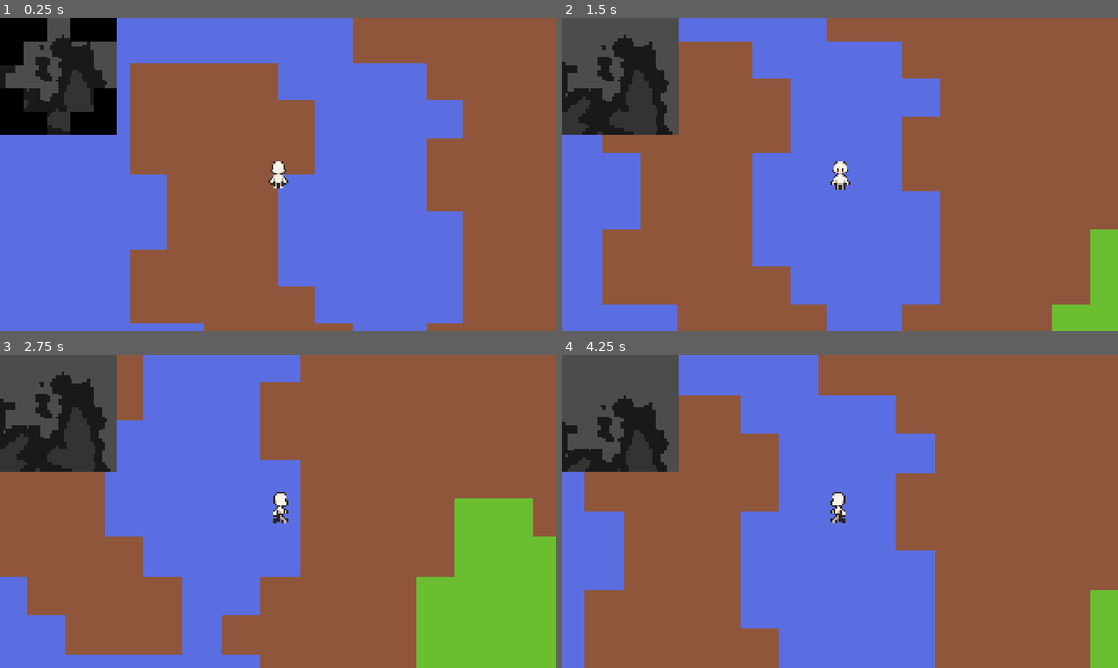
Above: before the commit, frames 1-4 (two rows, left to right).
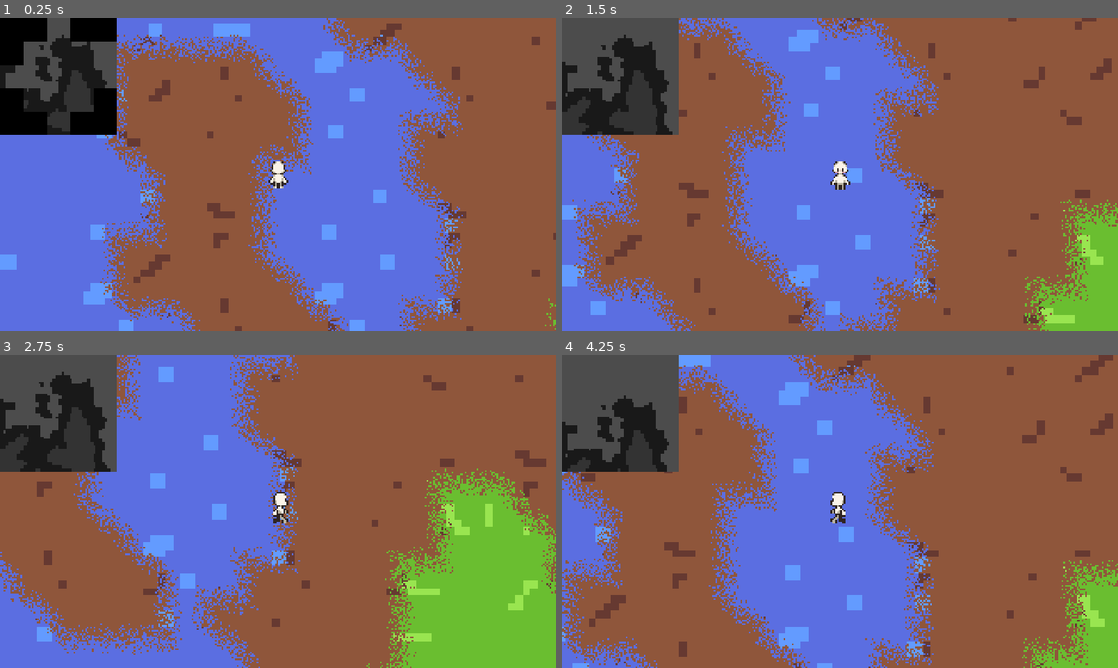
Above: after the commit, the same moments.

Repository: zzxn/rim-lab
Game: Godot game, scene res://scenes/main.tscn
Two runs of this game, one before a commit and one after it. Both use one fixed random seed, a clock stepped at 60 frames per second and the inputs below.
Inputs (mouse positions are in pixels of both pictures, inside the frame that each line leads up to):
- Up to frame 1 (0.25 s): no input
- Up to frame 2 (1.5 s): move the mouse to (962, 158) at 0.52 s; hold D (move_right) 0.53-1.28 s; hold Mouse wheel up (zoom_in) 0.53-1.28 s; move the mouse to (728, 190) at 1.27 s; hold S (move_down) from 1.28 s (still down); tap Mouse wheel down (zoom_out) at 1.35 s
- Up to frame 3 (2.75 s): move the mouse to (333, 442) at 2.02 s; release S (move_down) at 2.03 s; hold D (move_right) from 2.03 s (still down); hold Mouse wheel up (zoom_in) from 2.03 s (still down)
- Up to frame 4 (4.25 s): move the mouse to (812, 574) at 2.77 s; release D (move_right) at 2.78 s; release Mouse wheel up (zoom_in) at 2.78 s; hold W (move_up) 2.78-3.53 s; tap Mouse wheel down (zoom_out) at 2.85 s; move the mouse to (1006, 558) at 3.52 s; hold A (move_left) from 3.53 s (still down); hold Mouse wheel up (zoom_in) from 3.53 s (still down)

The runs differ from the first frame. In frame 1, 14% of the frame differs, in the area x 0-100%, y 0-100%; in frame 2, 15%; in frame 3, 13%; in frame 4, 14%.

Commit message:
feat: brush blend terrain effect

Diff:
--- a/shaders/tile.gdshader
+++ b/shaders/tile.gdshader
@@ -9,6 +9,10 @@
 varying vec2 terrain_texture_coords;
 
 uniform sampler2DArray terrain_textures: filter_nearest;
+
+float random(vec2 st) {
+    return fract(sin(dot(st.xy, vec2(12.9898, 78.233))) * 43758.5453123);
+}
 
 void vertex() {
 	world_position = (MODEL_MATRIX * vec4(VERTEX, 0.0, 1.0)).xy;
@@ -22,10 +26,11 @@
 	vec2 uv = UV;
 
 	if (world_position.x >= active_world_start.x && world_position.x < active_world_end.x && world_position.y >= active_world_start.y && world_position.y < active_world_end.y) {
-		// vec2 distort_coords = terrain_texture_coords + 0.01 * fract(sin(dot(world_position, vec2(12.9898, 78.233))) * 43758.5453);
+		vec2 distort_coords = terrain_texture_coords + 0.02 * random(round(world_position));
+		// vec2 distort_coords = terrain_texture_coords;
 		// COLOR.rgb = texture(TEXTURE, uv + 0.01 * fract(sin(dot(world_position, vec2(12.9898, 78.233))) * 43758.5453)).rgb;
-		float terrain_type = texture(terrain_type_data, terrain_texture_coords).r * 10.0;
-		COLOR = texture(terrain_textures, vec3(world_position, terrain_type));
+		float terrain_type = texture(terrain_type_data, distort_coords).r * 10.0;
+		COLOR = texture(terrain_textures, vec3(fract(world_position * 0.005), terrain_type));
 		// COLOR
 		// COLOR.rgb = texture(terrain_type_data, terrain_texture_coords).rgb;
 	}
